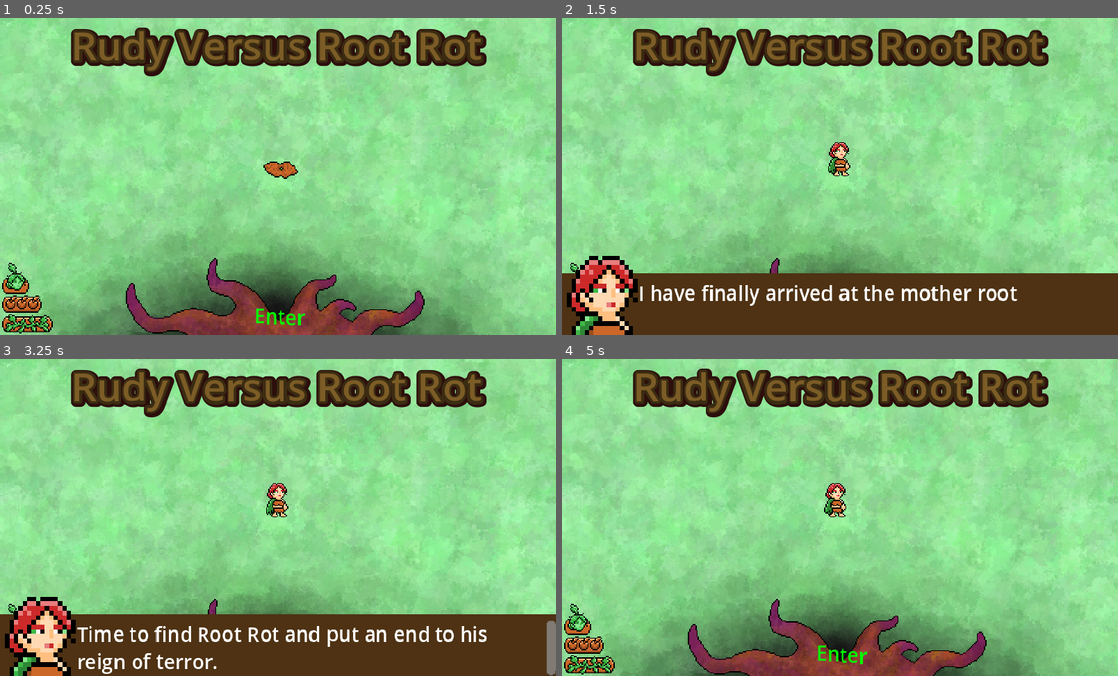
Above: before the commit, frames 1-4 (two rows, left to right).
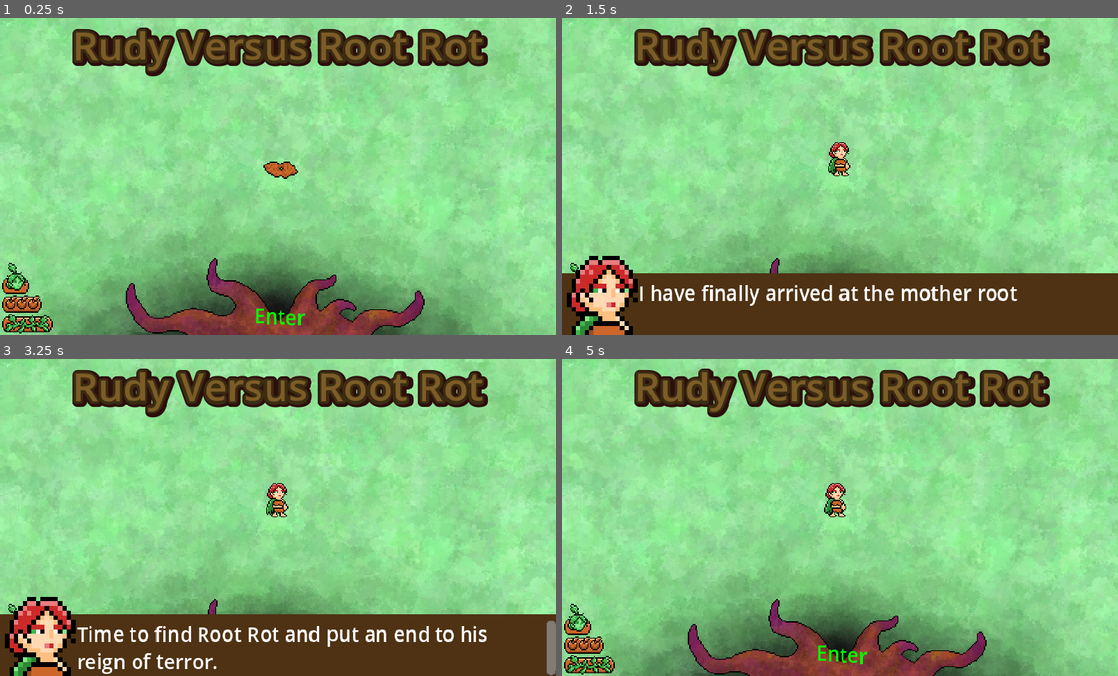
Above: after the commit, the same moments.

Repository: clayjohn/GGJ-2023
Game: Godot game, scene res://Main.tscn
Two runs of this game, one before a commit and one after it. Both use one fixed random seed, a clock stepped at 60 frames per second and the inputs below.
Inputs:
- Up to frame 1 (0.25 s): no input
- Up to frame 2 (1.5 s): hold D (right) 0.53-1.28 s; hold Space (attack) 0.53-1.28 s; tap Enter at 1.25 s; hold S (down) from 1.28 s (still down); tap Space (attack) at 1.35 s
- Up to frame 3 (3.25 s): tap Space (attack) at 2, 2.85 s; release S (down) at 2.03 s; hold D (right) 2.03-2.78 s; hold Space (attack) 2.03-2.78 s; tap Enter at 2.75 s; hold W (up) from 2.78 s (still down)
- Up to frame 4 (5 s): tap Space (attack) at 3.5, 4.35 s; release W (up) at 3.53 s; hold Space (attack) 3.53-4.28 s; hold A (left) from 3.53 s (still down); tap Enter at 4.25 s

The runs differ from the first frame. In frame 1, 2.1% of the frame differs, in the area x 12-88%, y 3-19%; in frame 2, 2.1%; in frame 3, 2.1%; in frame 4, 2.1%.

Commit message:
I live, I die, I live again

Diff:
--- a/Main.gd
+++ b/Main.gd
@@ -3,11 +3,7 @@
 # Responsible for managing the game
 # Handles loading and unloading of scenes
 
-var levels = [preload("res://Menu/Menu.tscn"),
-			preload("res://Level/Level1.tscn"),
-			preload("res://Level/Level2.tscn"),
-			preload("res://Level/Level3.tscn"),
-			preload("res://Level/Level4.tscn"),]
+var levels = []
 var next_level: int
 var current_level
 var upcoming_level
@@ -19,6 +15,11 @@
 var boss_dialogue_finished = false
 
 func _ready():
+	levels.push_back($Level)
+	levels.push_back(load("res://Level/Level1.tscn").instantiate())
+	levels.push_back(load("res://Level/Level2.tscn").instantiate())
+	levels.push_back(load("res://Level/Level3.tscn").instantiate())
+	levels.push_back(load("res://Level/Level4.tscn").instantiate())
 	$Player.position.x = 224
 	$Player.position.y = 128
 	$Player.get_born()
@@ -40,8 +41,10 @@
 func _switch_level(level: int):
 	if level > 0:
 		$Player.enter_dungeon()
-	current_level.queue_free.call_deferred()
-	upcoming_level = levels[level].instantiate()
+#	current_level.queue_free.call_deferred()
+	remove_child.call_deferred(current_level)
+	upcoming_level = levels[level]
+	upcoming_level.position.y = 0 #reset if it has slid before
 	add_child.call_deferred(upcoming_level)
 	current_level = upcoming_level
 	current_level.exit_reached.connect(switch_level)
@@ -49,7 +52,7 @@
 
 func _switch_level_slide(level: int):
 	$Player.freeze_player.call_deferred()
-	upcoming_level = levels[level].instantiate()
+	upcoming_level = levels[level]
 	upcoming_level.position.y = 256
 	add_child.call_deferred(upcoming_level)
 	$AnimationPlayer.play("Slide")
@@ -60,7 +63,8 @@
 		_switch_level(next_level)
 	elif anim_name == "Slide":
 		current_level.visible = false
-		current_level.queue_free.call_deferred()
+#		current_level.queue_free.call_deferred()
+		remove_child.call_deferred(current_level)
 		$Player.enter_dungeon.call_deferred()
 		position.y = 0
 		upcoming_level.position.y = 0
@@ -111,4 +115,4 @@
 	$Player/HUDLayer/Control/Life.visible = true
 	$Player.get_born.call_deferred()
 	next_level = 0
-	_switch_level(next_level)
+	call_deferred("_switch_level",next_level)
--- a/Main.tscn
+++ b/Main.tscn
@@ -773,9 +773,6 @@
 script = ExtResource("1_g7fd7")
 
 [node name="Level" parent="." instance=ExtResource("3_5surq")]
-layout_mode = 1
-offset_right = 0.0
-offset_bottom = 0.0
 
 [node name="Player" parent="." instance=ExtResource("2_yqqm4")]
 top_level = true
--- a/Menu/Menu.tscn
+++ b/Menu/Menu.tscn
@@ -28,19 +28,10 @@
 [sub_resource type="RectangleShape2D" id="RectangleShape2D_muvuk"]
 size = Vector2(63, 1134)
 
-[node name="Menu" type="Control"]
-layout_mode = 3
-anchors_preset = 15
-anchor_right = 1.0
-anchor_bottom = 1.0
-offset_right = 0.36792
-offset_bottom = 0.303955
-grow_horizontal = 2
-grow_vertical = 2
+[node name="Menu" type="Node2D"]
 script = ExtResource("1_ptcsm")
 
 [node name="Grass" type="TextureRect" parent="."]
-layout_mode = 1
 anchors_preset = -1
 anchor_right = 1.0
 anchor_bottom = 1.0
@@ -50,7 +41,6 @@
 
 [node name="Tree" type="TextureRect" parent="."]
 z_index = 12
-layout_mode = 1
 anchors_preset = -1
 anchor_right = 1.0
 anchor_bottom = 1.0
@@ -93,14 +83,15 @@
 position = Vector2(672, 762)
 polygon = PackedVector2Array(291, 5, 358.03, 3.76575, 354, -80, 341, -101, 328, -94, 331, -78, 295, -47, 259, -55, 195, -50, 177, -72, 145, -78, 136, -119, 137, -142, 125, -132, 85, -127, 64, -112, 52, -98, 87, 4)
 
-[node name="Title" type="Label" parent="."]
+[node name="Title" type="Label" parent="Tree"]
 z_index = 12
 layout_mode = 1
-anchors_preset = -1
-anchor_right = 1.0
-anchor_bottom = 1.0
-offset_right = -0.218018
-offset_bottom = -0.0120239
+anchors_preset = 5
+anchor_left = 0.5
+anchor_right = 0.5
+offset_left = -165.5
+offset_right = 165.5
+offset_bottom = 48.0
 grow_horizontal = 2
 text = "Rudy Versus Root Rot"
 label_settings = SubResource("LabelSettings_q536q")
